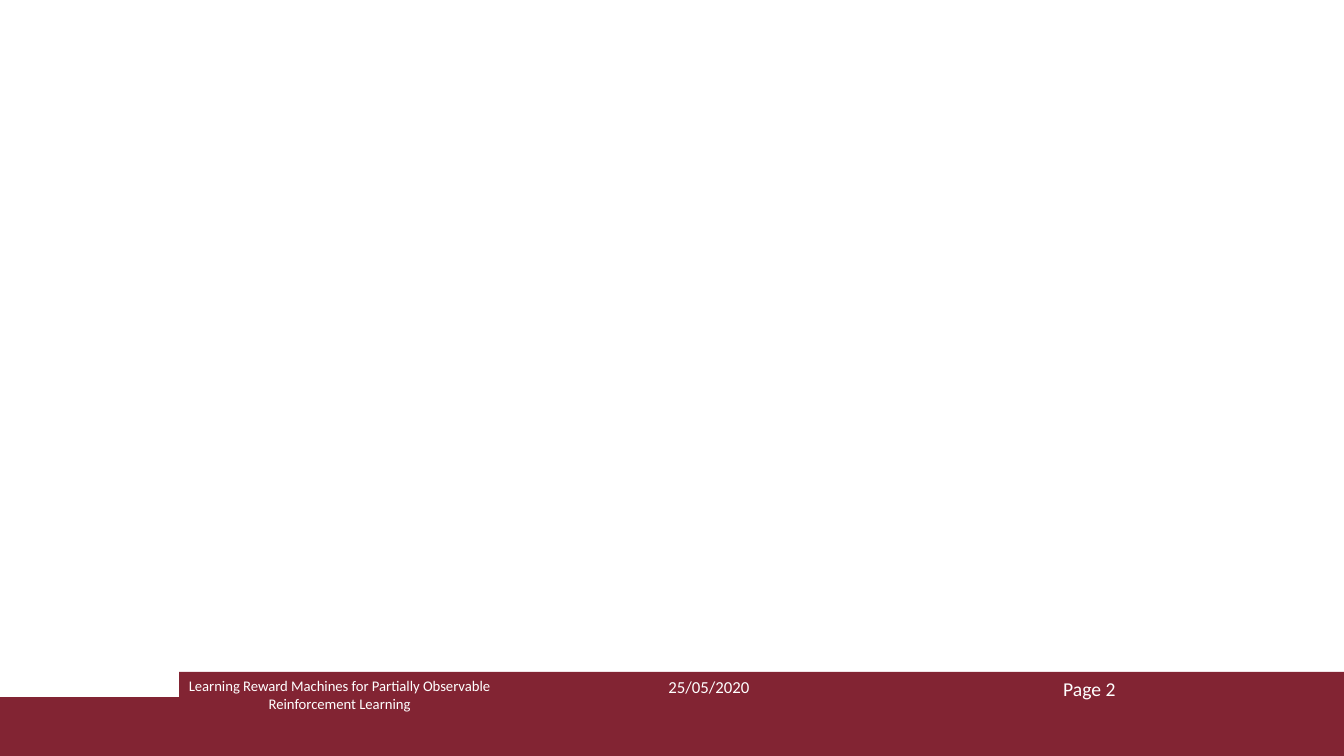
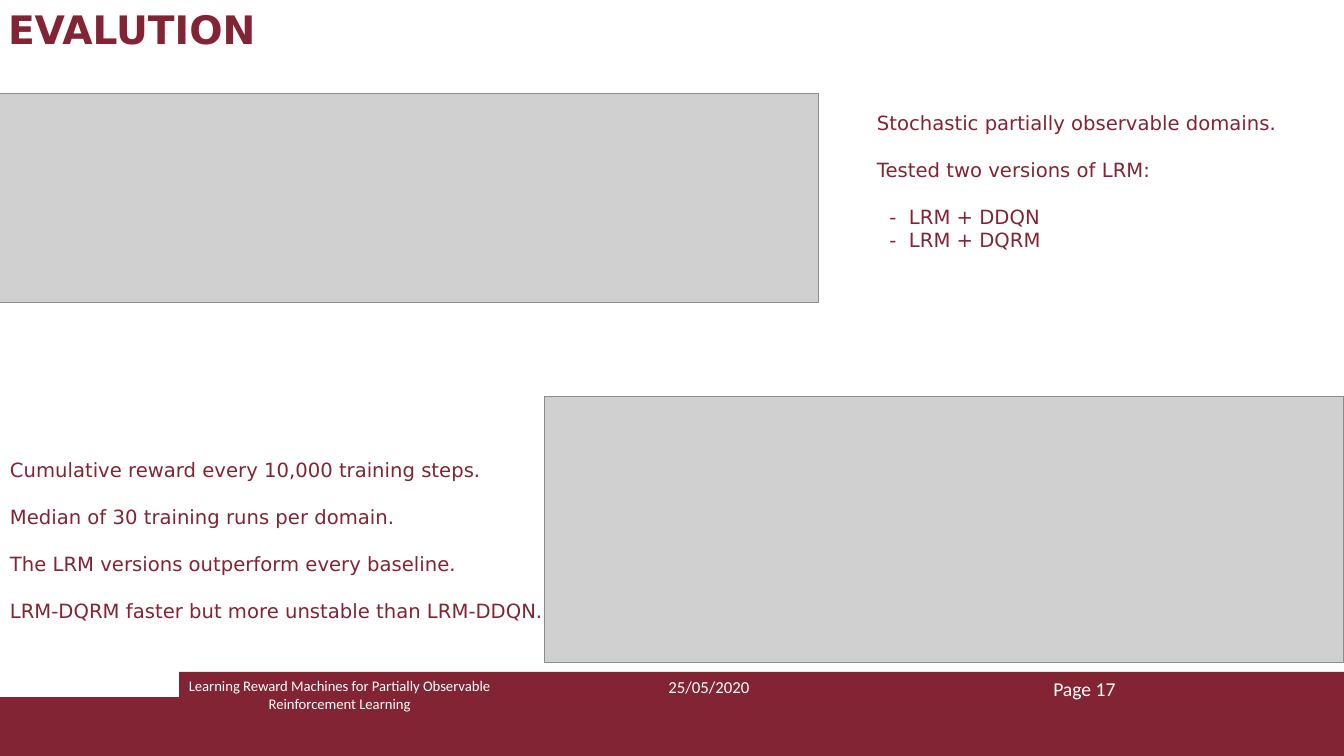
Before and after one commit to Marvet94/reasoning_agents_project_2020, a slide deck: slide 17 of ra_presentazione.pptx. Drawn at 1344x756 pixels with LibreOffice and Linux fonts; fonts in the diff are those of the drawing; grey boxes stand for pictures. Boxes give left, top, right and bottom in pixels: in the first picture for what was removed or moved away, otherwise in the second. Text is boxed around its words. In the diff, an @@ line names an element or a change of style, - is before the commit and + after.

```diff
--- a/ra_presentazione.pptx
+++ b/ra_presentazione.pptx
@@ text added at bbox=[8, 15, 255, 45], 28 pt, text #822433, bold @@
+EVALUTION
@@ picture added at bbox=[0, 94, 819, 302] @@
@@ text added at bbox=[877, 115, 1276, 250], 14 pt, text #822433 @@
+Stochastic partially observable domains.
+Tested two versions of LRM:
+- LRM + DDQN
+- LRM + DQRM
@@ picture added at bbox=[544, 396, 1344, 662] @@
@@ text added at bbox=[10, 462, 542, 621], 14 pt, text #822433 @@
+Cumulative reward every 10,000 training steps.
+Median of 30 training runs per domain.
+The LRM versions outperform every baseline.
+LRM-DQRM faster but more unstable than LRM-DDQN.
@@ text at bbox=[1053, 683, 1116, 700]: text changed @@
-Page 2
+Page 17
```
Also in this commit, not shown: 2 other slides changed, 12 slides removed.
